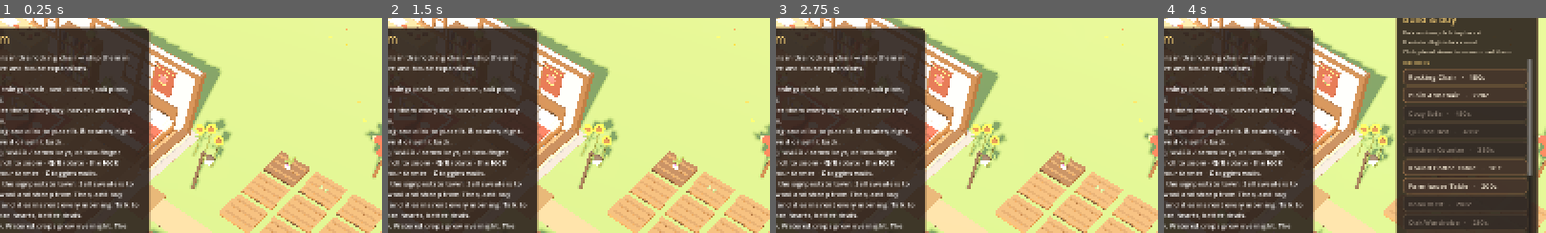
Above: before the commit, frames 1-4 (left to right).
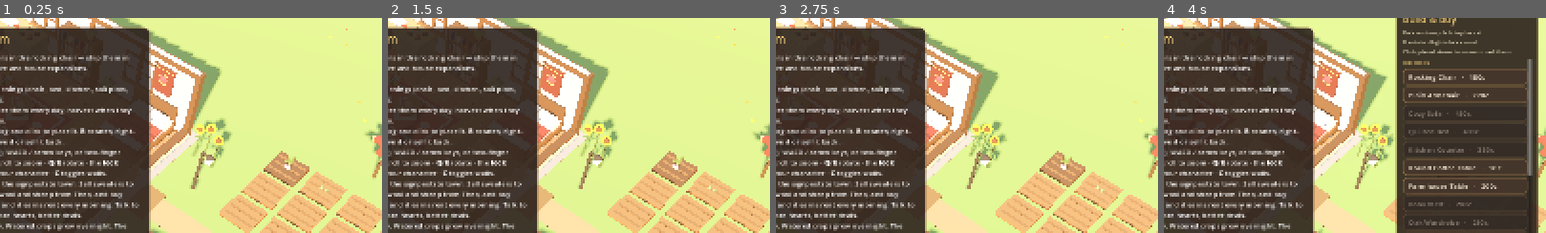
Above: after the commit, the same moments.

Repository: alexxtronic/knitting-empire
Game: Godot game, scene res://main.tscn
Two runs of this game, one before a commit and one after it. Both use one fixed random seed, a clock stepped at 60 frames per second and the inputs below.
Inputs:
- Up to frame 1 (0.25 s): no input
- Up to frame 2 (1.5 s): click "New Game" at 0.5 s; click "New Game" at 1.25 s
- Up to frame 3 (2.75 s): click "Live" at 2 s
- Up to frame 4 (4 s): click "Build & Buy" at 2.75 s; click "Expand House · 800c" at 3.5 s
The pictures show only the part of the screen within x 50-100%, y 20-70%; the shares and areas given below are measured in that part.

The runs differ from the first frame. In frame 1, 0.4% of the frame differs, in the area x 4-28%, y 70-75%; in frame 2, 0.4%; in frame 3, 0.4%; in frame 4, 0.4%.

Commit message:
Hour 2: universal humanoid body, the heroine and Rowan
tools/build_character.py (was build_farmer.py) now builds characters from a
spec: body proportions, face, hair style and outfit. Every character shares
the same 22-bone skeleton and the same six animation loops.

- Nora (heroine v1, working name): auburn bun with soft bangs, dusty-rose
  Fair Isle sweater, dark jeans and ankle boots. She's the player now.
- Rowan (the bearded farmer) becomes the shepherd in Maplewood, defined in
  villagers.json with a rigged body, plus his own dialogue.
- scripts/body.gd is the shared skinned body used by the player and villagers;
  data/characters.json lists the models.
- Autotest: 46/46, including same skeleton and same loops for both.

Co-Authored-By: Claude Opus 5.5 <noreply@anthropic.com>

Diff:
--- /dev/null
+++ b/data/characters.json
@@ -0,0 +1,20 @@
+{
+  "_about": "Skinned characters made by tools/build_character.py. All share one 22-bone skeleton and one animation set. 'player' is who you play. 'walk_anim_speed' is the walking speed (m/s) the Walk loop's stride matches for that body; 'label_height' is where floating text sits above them.",
+  "player": "nora",
+  "characters": [
+    {
+      "id": "nora",
+      "name": "Nora",
+      "model": "res://assets/nora.glb",
+      "walk_anim_speed": 2.85,
+      "label_height": 2.05
+    },
+    {
+      "id": "rowan",
+      "name": "Rowan",
+      "model": "res://assets/rowan.glb",
+      "walk_anim_speed": 3.0,
+      "label_height": 2.15
+    }
+  ]
+}
--- a/data/dialogue.json
+++ b/data/dialogue.json
@@ -3,7 +3,8 @@
   "intro": {
     "rosa": "Oh, a new face! I'm Rosa, I run the market stall. Bring me your sweaters. When the market's good I pay better than that old shipping bin. Today it's {sweater}c each.",
     "theo": "Welcome to Woolly Goods! I'm Theo. Wool, yarn, and the occasional sheep. If your flock needs a new friend, I've got a few ewes out back.",
-    "mabel": "Mabel Finch, Maplewood Land Office. Looking to put down roots? Rosewood Cottage, just south of the plaza, is for sale. {cottage} coins and it's yours."
+    "mabel": "Mabel Finch, Maplewood Land Office. Looking to put down roots? Rosewood Cottage, just south of the plaza, is for sale. {cottage} coins and it's yours.",
+    "rowan": "Rowan. I keep the flock on the hill past your place. If you hear bleating at dawn, that's mine. Probably."
   },
   "lines": {
     "rosa": [
@@ -56,12 +57,30 @@
         "One day this whole valley will be wearing your sweaters and renting your houses.",
         "Keep this up and they'll name a street after you."
       ]
+    ],
+    "rowan": [
+      [
+        "Your fence on the east side leans. I'd fix it before the ewes notice.",
+        "Weather's turning. Sheep always know first.",
+        "Most folks who move out here from the city last a season. You've got a look like you might stay."
+      ],
+      [
+        "You've got wool on your sleeve. Suits you.",
+        "I walked past your place last night. Light was on late. Knitting, or not sleeping?",
+        "Theo won't stop talking about your work. Takes a lot to get Theo talking. Well. Less than you'd think."
+      ],
+      [
+        "I used to hate quiet evenings. Lately I don't mind them.",
+        "If you ever want to see the hill at sunset, I know the best rock to sit on.",
+        "You don't have to tell me what you left behind. But I'd listen, if you wanted."
+      ]
     ]
   },
   "gift_loved": {
     "rosa": "A pumpkin! Oh, you remembered. I'm baking a pie tonight and you're getting the first slice.",
     "theo": "Is this... one of YOUR sweaters? For me? I'm wearing it every day. Every single day.",
-    "mabel": "Turnips! Just like my grandmother grew. You've made an old realtor very happy."
+    "mabel": "Turnips! Just like my grandmother grew. You've made an old realtor very happy.",
+    "rowan": "You made this. For me. ... I don't really know what to say. Thank you. I'll wear it up on the hill."
   },
   "new_sheep_names": [
     "Clover",
--- a/data/villagers.json
+++ b/data/villagers.json
@@ -1,5 +1,5 @@
 {
-  "_about": "Maplewood residents. 'pos' and 'talk_spot' are world positions (x, y, z); 'roam' is how far they wander (x, z); 'loves' is an item id; 'look.extra' is apron / glasses / hat.",
+  "_about": "Maplewood residents. 'pos' and 'talk_spot' are world positions (x, y, z); 'roam' is how far they wander (x, z); 'loves' is an item id; 'look.extra' is apron / glasses / hat. 'look.model' (a character id from characters.json) gives them a full rigged body instead of the simple one.",
   "villagers": [
     {
       "id": "rosa",
@@ -46,6 +46,17 @@
         "bottom": "#333342",
         "extra": "hat"
       }
+    },
+    {
+      "id": "rowan",
+      "name": "Rowan",
+      "role": "Shepherd",
+      "loves": "sweater",
+      "pos": [44.2, 0.0, 2.4],
+      "roam": [0.8, 0.4],
+      "look": {
+        "model": "rowan"
+      }
     }
   ]
 }
--- /dev/null
+++ b/scripts/body.gd
@@ -0,0 +1,77 @@
+extends Node3D
+## A skinned humanoid made by tools/build_character.py (see data/characters.json).
+## Every character shares one 22-bone skeleton and the same animation loops, so the
+## player and NPCs all move with the same library. Callers pick a loop; this cross-fades.
+
+const Data = preload("res://scripts/data.gd")
+const ANIMS := ["Idle", "Walk", "SitKnit", "SitIdle", "Work", "Talk"]
+const BLEND := 0.22
+
+var id := ""
+var ok := false # true when the model loaded with every loop
+var anim: AnimationPlayer
+var skeleton: Skeleton3D
+var props: Node3D # knitting needles and swatch, shown only while knitting
+var walk_anim_speed := 3.0
+var label_height := 2.1
+
+
+## Loads the character's model. Returns false (and adds nothing) if it's missing or incomplete.
+func load_character(char_id: String) -> bool:
+	id = char_id
+	var info := Data.character(char_id)
+	walk_anim_speed = float(info.get("walk_anim_speed", 3.0))
+	label_height = float(info.get("label_height", 2.1))
+	var path := str(info.get("model", "res://assets/%s.glb" % char_id))
+	if not ResourceLoader.exists(path):
+		push_warning("%s: model %s is missing" % [char_id, path])
+		return false
+	var packed := load(path) as PackedScene
+	if packed == null:
+		return false
+	var inst := packed.instantiate() as Node3D
+	var aps := inst.find_children("*", "AnimationPlayer", true, false)
+	if aps.is_empty():
+		inst.free()
+		push_warning("%s has no animations" % path)
+		return false
+	anim = aps[0]
+	for n in ANIMS:
+		if not anim.has_animation(n):
+			inst.free()
+			anim = null
+			push_warning("%s is missing the %s loop" % [path, n])
+			return false
+		anim.get_animation(n).loop_mode = Animation.LOOP_LINEAR
+	add_child(inst)
+	var sk := inst.find_children("*", "Skeleton3D", true, false)
+	skeleton = sk[0] if not sk.is_empty() else null
+	props = inst.find_child("KnitProps", true, false) as Node3D
+	if props:
+		props.visible = false
+	anim.play("Idle")
+	ok = true
+	return true
+
+
+## Cross-fades to a loop. For "Walk", pass the ground speed so the stride matches it.
+func play(loop_name: String, ground_speed := 0.0) -> void:
+	if not ok:
+		return
+	if anim.current_animation != loop_name:
+		anim.play(loop_name, BLEND)
+	anim.speed_scale = ground_speed / walk_anim_speed if loop_name == "Walk" and ground_speed > 0.0 else 1.0
+	if props:
+		props.visible = loop_name == "SitKnit"
+
+
+func current() -> String:
+	return anim.current_animation if ok else ""
+
+
+func bone_names() -> PackedStringArray:
+	var out := PackedStringArray()
+	if skeleton:
+		for i in skeleton.get_bone_count():
+			out.append(skeleton.get_bone_name(i))
+	return out
--- a/scripts/data.gd
+++ b/scripts/data.gd
@@ -2,7 +2,7 @@
 ## Game content lives in res://data/*.json so it can be tuned and written without touching code:
 ##   furniture.json  Build-mode catalog        crops.json      seeds and growth times
 ##   economy.json    prices, costs, limits     villagers.json  who lives in Maplewood
-##   dialogue.json   what villagers say
+##   dialogue.json   what villagers say    characters.json skinned character models
 ## Each file is read once and cached. validate() cross-checks the files (run by the autotest).
 ## When exporting the game, add "data/*.json" to the export preset's non-resource include filter.
 
@@ -91,6 +91,19 @@
 	return out
 
 
+## Skinned character info by id (model path, stride...). Empty if unknown.
+static func character(id: String) -> Dictionary:
+	for c in load_json("characters").get("characters", []):
+		if str(c.get("id", "")) == id:
+			return c
+	return {}
+
+
+## Which character you play.
+static func player_character() -> String:
+	return str(load_json("characters").get("player", "nora"))
+
+
 static func dialogue() -> Dictionary:
 	return load_json("dialogue")
 
@@ -122,4 +135,9 @@
 			errs.append("villager '%s' needs 3 tiers of lines" % id)
 		if not dlg.get("gift_loved", {}).has(id):
 			errs.append("villager '%s' has no loved-gift line" % id)
+		var model := str(v.get("look", {}).get("model", ""))
+		if model != "" and character(model).is_empty():
+			errs.append("villager '%s' uses unknown character model '%s'" % [id, model])
+	if character(player_character()).is_empty():
+		errs.append("characters.json: player '%s' isn't a listed character" % player_character())
 	return errs
--- a/scripts/hud.gd
+++ b/scripts/hud.gd
@@ -371,12 +371,12 @@
 	set_cam_locked(true)
 
 
-## Shows the lock as closed (camera follows your farmer) or open (free camera).
+## Shows the lock as closed (camera follows your character) or open (free camera).
 func set_cam_locked(on: bool) -> void:
 	cam_locked = on
 	lock_btn.set_pressed_no_signal(on)
 	lock_icon.set_kind("lock" if on else "unlock", Color(1.0, 0.92, 0.7) if on else TEXT)
-	lock_btn.tooltip_text = "Camera locked to your farmer. Click to unlock (Space)" if on else "Free camera. Click to lock onto your farmer (Space)"
+	lock_btn.tooltip_text = "Camera locked to your character. Click to unlock (Space)" if on else "Free camera. Click to lock onto your character (Space)"
 
 
 func _build_catalog() -> void:
@@ -519,7 +519,7 @@
 [b]Live mode:[/b] click the ground to walk. Click things (chair, bed, kitchen, soil plots, sheep, shipping bin) for a menu of actions.
 [b]Farming:[/b] plant seeds in the soil plots, water them every day, harvest when they glow. Eat crops at the kitchen or ship them.
 [b]Build & Buy:[/b] pick furniture from the catalog and click to place it. [b]R[/b] rotates, right-click cancels. Click placed furniture to move it or sell it back.
-[b]Camera:[/b] use the camera pad (bottom left), WASD / arrow keys, or two-finger swipe on the trackpad to pan · pinch or scroll to zoom · [b]Q[/b]/[b]E[/b] rotate · the [b]lock[/b] button (or [b]Space[/b]) locks the camera onto your farmer · [b]C[/b] toggles walls.
+[b]Camera:[/b] use the camera pad (bottom left), WASD / arrow keys, or two-finger swipe on the trackpad to pan · pinch or scroll to zoom · [b]Q[/b]/[b]E[/b] rotate · the [b]lock[/b] button (or [b]Space[/b]) locks the camera onto your character · [b]C[/b] toggles walls.
 [b]Maplewood:[/b] follow the road east (or click the signpost) to town. Sell sweaters to Rosa at the market for today's …(195 unchanged characters)…
 [b]Days:[/b] sleep in your bed to start a new day. Watered crops grow overnight. The game saves when you sleep and when you quit."""
 	vb.add_child(rt)
--- a/scripts/main.gd
+++ b/scripts/main.gd
@@ -190,7 +190,7 @@
 	cam_follow = on
 	hud.set_cam_locked(on)
 	if announce:
-		hud.show_toast("Camera locked onto your farmer." if on else "Camera unlocked: pan anywhere.")
+		hud.show_toast("Camera locked onto you." if on else "Camera unlocked: pan anywhere.")
 
 
 # --- environment & lighting ------------------------------------------------------
@@ -1314,7 +1314,7 @@
 	await _character_checks()
 	_do_action(chair, "knit")
 	await _wait(3.6)
-	_check("farmer sits to knit (%s, needles shown=%s)" % [player._anim.current_animation, player._props != null and player._props.visible], player.busy and player.position.distance_to(chair.position) < 1.2 and player._anim.current_animation == "SitKnit" and player._props != null and player._props.visible)
+	_check("heroine sits to knit (%s, needles shown=%s)" % [player.body.current(), player.body.props != null and player.body.props.visible], player.busy and player.position.distance_to(chair.position) < 1.2 and player.body.current() == "SitKnit" and player.body.props != null and player.body.props.visible)
 	var cd0 := cam_dist
 	cam_target = player.position
 	cam_dist = 5.5
@@ -1402,22 +1402,56 @@
 
 
 func _character_checks() -> void:
-	_check("Blender farmer model loaded", player.detailed)
+	_check("heroine model loaded (%s, %d bones)" % [player.body.id, player.body.bone_names().size()], player.detailed and player.body.id == Data.player_character())
 	var cd0 := cam_dist
 	cam_target = player.position
 	cam_dist = 5.0
 	await _wait(1.6)
-	await _shot("02a_farmer_closeup.png")
+	await _shot("02a_heroine_closeup.png")
 	var home := player.position
 	player.walk(_find_path(player.position, home + Vector3(2.5, 0, 0)))
 	await _wait(0.45)
-	_check("farmer plays the Walk animation (%s)" % player._anim.current_animation, player._anim.current_animation == "Walk")
+	_check("heroine plays the Walk animation (%s)" % player.body.current(), player.body.current() == "Walk")
 	cam_target = player.position
-	await _shot("02b_farmer_walk.png")
+	await _shot("02b_heroine_walk.png")
 	await _wait(1.0)
 	player.walk(_find_path(player.position, home))
 	await _wait(1.5)
+	# Rowan wears the same skeleton and plays the same loops as the heroine
+	var rowan := _villager("rowan")
+	var rb = rowan.body if rowan else null
+	var same_bones: bool = rb != null and rb.bone_names() == player.body.bone_names() and rb.bone_names().size() == 22
+	_check("Rowan is in Maplewood on the heroine's skeleton (%d bones, same names=%s)" % [rb.bone_names().size() if rb else 0, same_bones], same_bones)
+	var shared := 0
+	if rb:
+		for n in player.body.ANIMS:
+			var a: Animation = player.body.anim.get_animation(n)
+			var b: Animation = rb.anim.get_animation(n)
+			if a and b and _anim_bones(a) == _anim_bones(b) and absf(a.length - b.length) < 0.001:
+				shared += 1
+	_check("Rowan and the heroine share all %d animation loops (%d match)" % [player.body.ANIMS.size(), shared], shared == player.body.ANIMS.size())
+	if rowan:
+		rowan.face_point(rowan.position + Vector3(0, 0, 2), 2.5)
+		var follow0 := cam_follow
+		cam_follow = false
+		cam_target = rowan.position + Vector3(0, 0.9, 0)
+		cam_dist = 5.0
+		await _wait(1.2)
+		_check("Rowan gestures while talking (%s)" % rb.current(), rb.current() == "Talk")
+		await _shot("02d_rowan.png")
+		rowan.hold_time = 0.0
+		cam_follow = follow0
+	cam_target = player.position
 	cam_dist = cd0
+
+
+## Bones an animation moves, by name (track paths also carry the character's own node name).
+func _anim_bones(a: Animation) -> Array:
+	var out := []
+	for i in a.get_track_count():
+		out.append(str(a.track_get_path(i).get_concatenated_subnames()) + ":" + str(a.track_get_type(i)))
+	out.sort()
+	return out
 
 
 func _key_tap(kc: Key, hold := 0.0) -> void:
@@ -1434,7 +1468,7 @@
 
 
 func _camera_checks() -> void:
-	# lock button starts locked and follows the farmer
+	# lock button starts locked and follows the heroine
 	_set_cam_lock(true)
 	_check("camera starts locked, lock icon closed", cam_follow and hud.cam_locked and hud.lock_btn.button_pressed)
 	# a real key event for W must pan and unlock (even with the help panel open)
@@ -1476,10 +1510,10 @@
 	_check("trackpad pinch zooms once (%.1f→%.1f)" % [d0, cam_dist], absf(cam_dist - d0 / 1.5) < 0.1)
 	cam_dist = d0
 	await _shot("07_camera_unlocked.png")
-	# clicking the lock button re-locks and flies back to the farmer
+	# clicking the lock button re-locks and flies back to the heroine
 	hud.lock_btn.button_pressed = true
 	await _wait(1.5)
-	_check("lock button re-locks onto the farmer (%.1fm away)" % Vector2(cam_target.x - player.position.x, cam_target.z - player.position.z).length(), cam_follow and hud.cam_locked and Vector2(cam_target.x - player.position.x, cam_target.z - player.position.z).length() < 1.0)
+	_check("lock button re-locks onto the heroine (%.1fm away)" % Vector2(cam_target.x - player.position.x, cam_target.z - player.position.z).length(), cam_follow and hud.cam_locked and Vector2(cam_target.x - player.position.x, cam_target.z - player.position.z).length() < 1.0)
 	await _shot("08_camera_locked.png")
 
 
--- a/scripts/player.gd
+++ b/scripts/player.gd
@@ -1,14 +1,12 @@
 extends Node3D
-## The farmer: follows paths, sits, and runs timed activities (knitting, shearing...).
-## Uses the Blender-made character in res://assets/farmer.glb (built by tools/build_farmer.py):
-## a skinned humanoid with Idle, Walk, SitKnit, SitIdle, Work and Talk loops, cross-faded here.
-## Falls back to a simple shape model if the file is missing.
+## The character you play: follows paths, sits, and runs timed activities (knitting, shearing...).
+## Wears the skinned body named as "player" in data/characters.json (see scripts/body.gd),
+## which shares its skeleton and animation loops with every other character.
+## Falls back to a simple shape model if the model is missing.
 
 const Catalog = preload("res://scripts/catalog.gd")
-const MODEL_PATH := "res://assets/farmer.glb"
-const ANIMS := ["Idle", "Walk", "SitKnit", "SitIdle", "Work", "Talk"]
-const WALK_ANIM_SPEED := 3.0 # walking speed (m/s) the Walk loop's stride was keyed for
-const BLEND := 0.22
+const Data = preload("res://scripts/data.gd")
+const Body = preload("res://scripts/body.gd")
 
 var speed := 3.0
 var path: Array = []
@@ -24,8 +22,7 @@
 var _t := 0.0
 var _model: Node3D
 var _arms: Array[MeshInstance3D] = []
-var _anim: AnimationPlayer
-var _props: Node3D # needles + swatch, shown only while knitting
+var body: Body
 var _talk_t := 0.0
 var _label: Label3D
 var _ring: MeshInstance3D
@@ -34,34 +31,14 @@
 func _ready() -> void:
 	_model = Node3D.new()
 	add_child(_model)
-	if ResourceLoader.exists(MODEL_PATH):
-		var packed := load(MODEL_PATH) as PackedScene
-		if packed:
-			var inst := packed.instantiate() as Node3D
-			_model.add_child(inst)
-			var aps := inst.find_children("*", "AnimationPlayer", true, false)
-			if not aps.is_empty():
-				_anim = aps[0]
-				detailed = true
-				for n in ANIMS:
-					if not _anim.has_animation(n):
-						detailed = false
-					else:
-						_anim.get_animation(n).loop_mode = Animation.LOOP_LINEAR
-			if detailed:
-				_anim.play("Idle")
-				_props = inst.find_child("KnitProps", true, false) as Node3D
-				if _props:
-					_props.visible = false
-			else:
-				push_warning("farmer.glb has no animations; using the simple model")
-				inst.queue_free()
-				_anim = null
+	body = Body.new()
+	_model.add_child(body)
+	detailed = body.load_character(Data.player_character())
 	if not detailed:
 		_build_simple_model()
 	_ring = Catalog.glow(Catalog.ring(self, 0.4, 0.46, Vector3(0, 0.03, 0), Color(0.55, 0.95, 0.4)), Color(0.55, 0.95, 0.4), 0.8)
 	_label = Label3D.new()
-	_label.position = Vector3(0, 2.15 if detailed else 1.8, 0)
+	_label.position = Vector3(0, body.label_height if detailed else 1.8, 0)
 	_label.billboard = BaseMaterial3D.BILLBOARD_ENABLED
 	_label.no_depth_test = true
 	_label.font_size = 44
@@ -184,7 +161,7 @@
 		_animate_simple(walking)
 
 
-## Skinned character: pick the loop for the current state and cross-fade to it.
+## Skinned character: pick the loop for the current state; the body cross-fades to it.
 func _animate(delta: float, walking: bool) -> void:
 	_talk_t = maxf(0.0, _talk_t - delta)
 	var want := "Idle"
@@ -199,11 +176,7 @@
 		want = "Walk"
 	elif _talk_t > 0.0:
 		want = "Talk"
-	if _anim.current_animation != want:
-		_anim.play(want, BLEND)
-	if _props:
-		_props.visible = want == "SitKnit"
-	_anim.speed_scale = speed / WALK_ANIM_SPEED if want == "Walk" else 1.0
+	body.play(want, speed)
 
 
 func _animate_simple(walking: bool) -> void:
--- a/scripts/villager.gd
+++ b/scripts/villager.gd
@@ -1,8 +1,12 @@
 extends Node3D
 ## A Maplewood townsperson: idles near their post, turns to face you when you
 ## come over, and wears a name tag. Friendship lives in Game.friends.
+## With look.model set (a character id from data/characters.json) they wear that skinned
+## body and share the player's animations; otherwise they get a simple shape model.
 
 const Catalog = preload("res://scripts/catalog.gd")
+const Body = preload("res://scripts/body.gd")
+const WALK_SPEED := 1.0
 
 var vid := ""
 var title := ""
@@ -18,6 +22,7 @@
 var _t := 0.0
 var _model: Node3D
 var _arms: Array[MeshInstance3D] = []
+var body: Body # set when this villager wears a skinned character model
 
 
 ## look: {"skin", "hair", "top", "bottom", "extra"} where extra is apron / glasses / hat.
@@ -52,6 +57,22 @@
 func _build(look: Dictionary) -> void:
 	_model = Node3D.new()
 	add_child(_model)
+	var tag_y := 2.05
+	var model_id := str(look.get("model", ""))
+	if model_id != "":
+		body = Body.new()
+		_model.add_child(body)
+		if body.load_character(model_id):
+			tag_y = body.label_height + 0.12
+		else:
+			body.queue_free()
+			body = null
+	if body == null:
+		_build_shapes(look)
+	_add_tag_and_collider(tag_y)
+
+
+func _build_shapes(look: Dictionary) -> void:
 	var skin: Color = look.get("skin", Color(0.93, 0.76, 0.62))
 	var hair: Color = look.get("hair", Color(0.3, 0.2, 0.12))
 	var top: Color = look.get("top", Catalog.CREAM)
@@ -79,6 +100,9 @@
 			Catalog.cyl(_model, 0.3, 0.3, 0.03, Vector3(0, 1.42, 0), Color(0.25, 0.2, 0.32))
 			Catalog.cyl(_model, 0.15, 0.17, 0.2, Vector3(0, 1.52, 0), Color(0.25, 0.2, 0.32))
 			Catalog.cyl(_model, 0.172, 0.172, 0.05, Vector3(0, 1.46, 0), Catalog.BRASS)
+
+
+func _add_tag_and_collider(tag_y: float) -> void:
 	var tag := Label3D.new()
 	tag.text = "%s\n%s" % [title, role]
 	tag.font_size = 56
@@ -87,7 +111,7 @@
 	tag.no_depth_test = true
 	tag.modulate = Color(1.0, 0.95, 0.82)
 	tag.billboard = BaseMaterial3D.BILLBOARD_ENABLED
-	tag.position = Vector3(0, 2.05, 0)
+	tag.position = Vector3(0, tag_y, 0)
 	add_child(tag)
 	var body := StaticBody3D.new()
 	body.collision_layer = 2
@@ -104,6 +128,9 @@
 
 func _process(delta: float) -> void:
 	_t += delta
+	if body:
+		_process_body(delta)
+		return
 	if hold_time > 0.0:
 		hold_time -= delta
 		_model.position.y = lerpf(_model.position.y, 0.0, 0.2)
@@ -130,3 +157,27 @@
 	_model.position.y = absf(sin(_t * 9.0)) * 0.04
 	for i in _arms.size():
 		_arms[i].rotation_degrees.x = 18.0 * sin(_t * 9.0 + i * PI)
+
+
+## Skinned villagers: talk while held in a conversation, idle while waiting, walk between spots.
+func _process_body(delta: float) -> void:
+	if hold_time > 0.0:
+		hold_time -= delta
+		body.play("Talk")
+		return
+	if _wait > 0.0:
+		_wait -= delta
+		body.play("Idle")
+		return
+	var to := _target - position
+	to.y = 0.0
+	var d := to.length()
+	var step := WALK_SPEED * delta
+	if d <= step:
+		position = Vector3(_target.x, 0.0, _target.z)
+		_wait = randf_range(2.0, 6.0)
+		_target = home + Vector3(randf_range(-roam.x, roam.x), 0, randf_range(-roam.y, roam.y))
+		return
+	position += to / d * step
+	rotation.y = lerp_angle(rotation.y, atan2(to.x, to.z), 0.2)
+	body.play("Walk", WALK_SPEED)
Binary file added: assets/nora.glb
Not shown, added: assets/nora.glb.import
Binary file added: assets/nora_denim.png
Not shown, added: assets/nora_denim.png.import
Binary file added: assets/nora_hair.png
Not shown, added: assets/nora_hair.png.import
Binary file added: assets/nora_head.png
Not shown, added: assets/nora_head.png.import
Binary file added: assets/nora_leather.png
Not shown, added: assets/nora_leather.png.import
Binary file added: assets/nora_swatch.png
Not shown, added: assets/nora_swatch.png.import
(and 42 more such lines)
